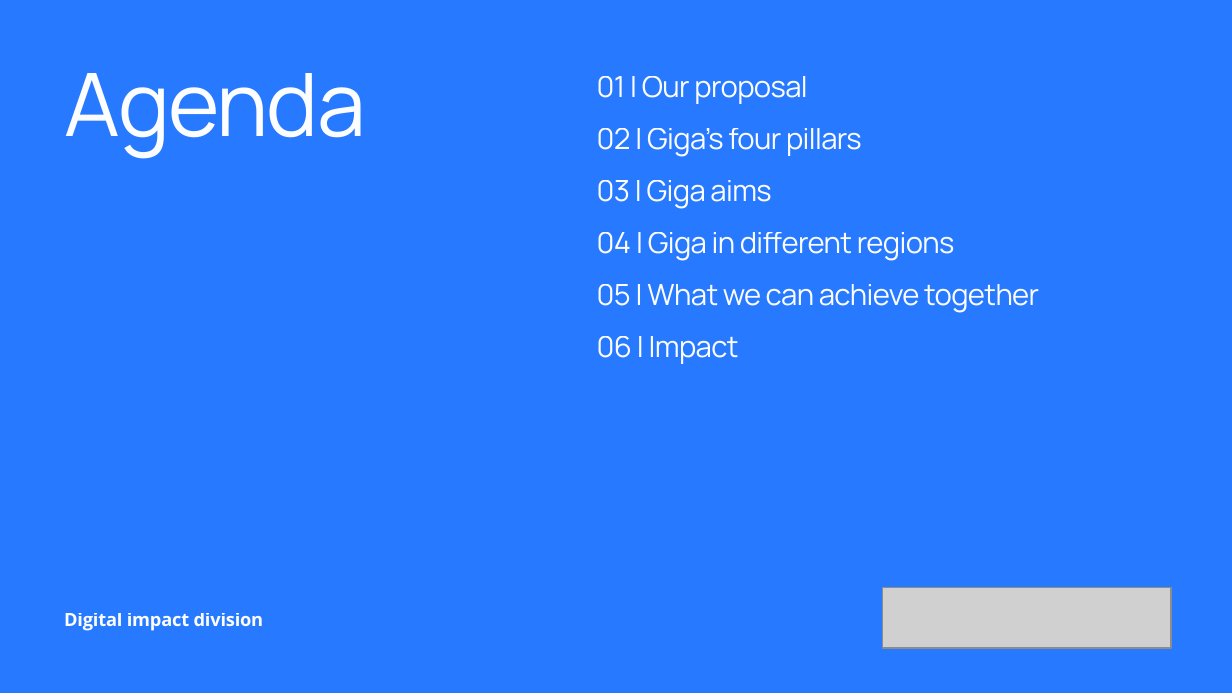
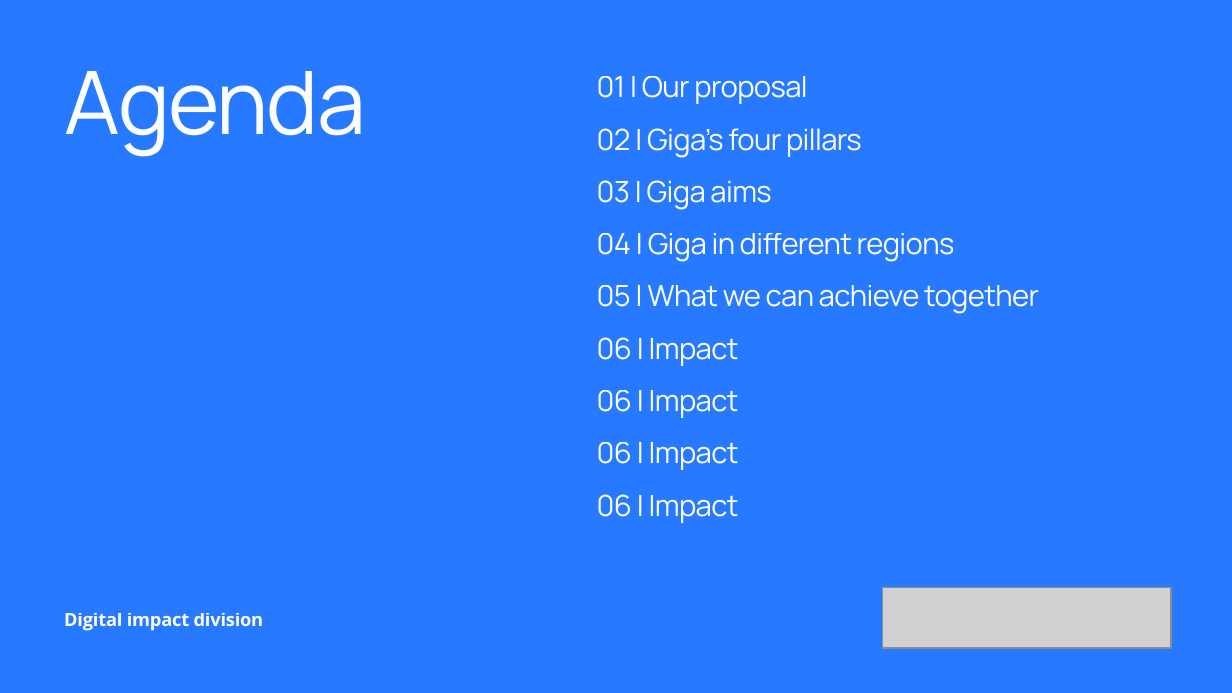
Before and after one commit to mdelprete91-cpu/presentazione, a slide deck: slide 2 of PPT giga.pptx. Drawn at 1232x693 pixels with LibreOffice and Linux fonts; fonts in the diff are those of the drawing; grey boxes stand for pictures. Boxes give left, top, right and bottom in pixels: in the first picture for what was removed or moved away, otherwise in the second. Text is boxed around its words. In the diff, an @@ line names an element or a change of style, - is before the commit and + after.

```diff
--- a/PPT giga.pptx
+++ b/PPT giga.pptx
@@ text "Agenda" at <box>64,71,366,157</box>: vertical alignment middle to top @@
@@ text added at <box>597,390,739,418</box>, 17.1 pt, text #FFFFFF @@
+06 | Impact
@@ text added at <box>597,442,739,470</box>, 17.1 pt, text #FFFFFF @@
+06 | Impact
@@ text added at <box>597,494,739,523</box>, 17.1 pt, text #FFFFFF @@
+06 | Impact
```
Also in this commit, not shown: 1 other slide changed.
